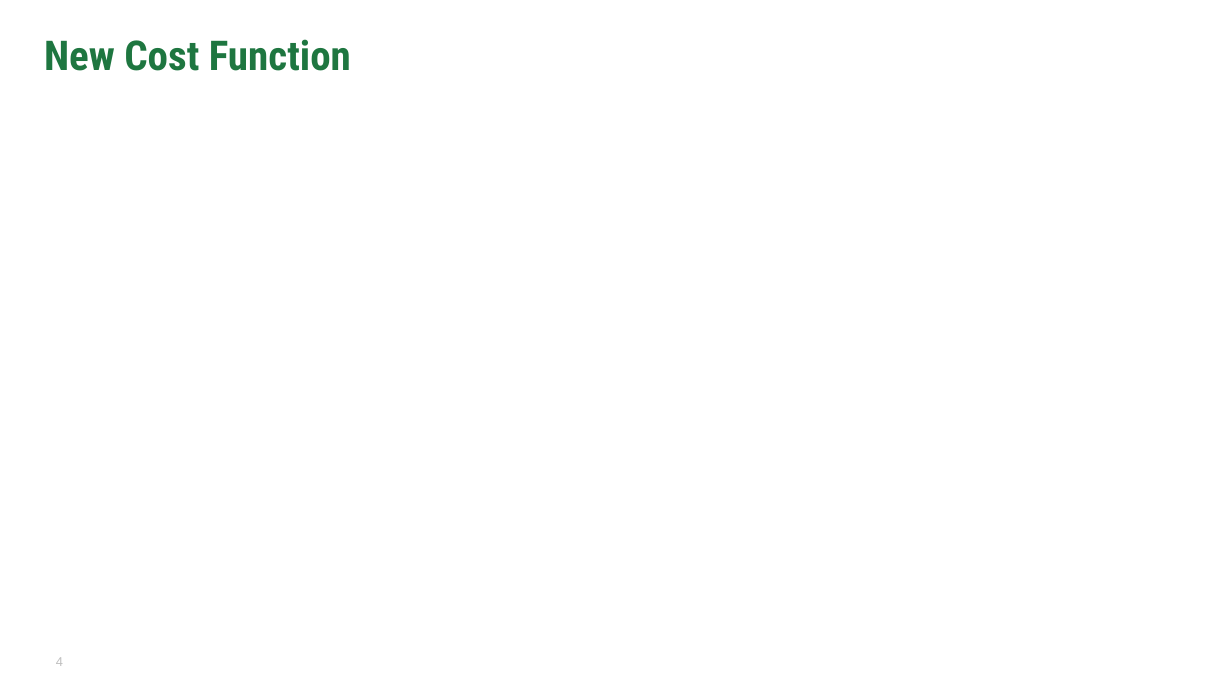
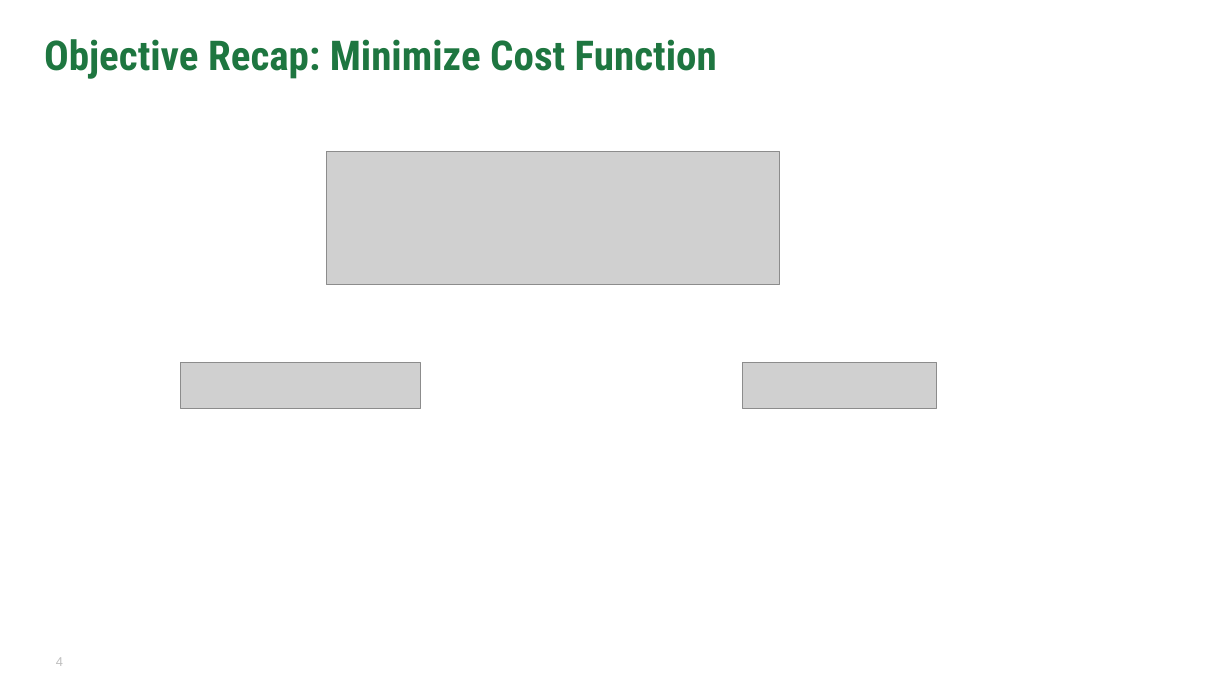
Before and after one commit to fwang2/ML, a slide deck: slide 4 of Slides/Lec-32-Multivariate-Linear-Regression.pptx. Drawn at 1232x693 pixels with LibreOffice and Linux fonts; fonts in the diff are those of the drawing; grey boxes stand for pictures; background and template pictures are left out. Boxes give left, top, right and bottom in pixels: in the first picture for what was removed or moved away, otherwise in the second. Text is boxed around its words. In the diff, an @@ line names an element or a change of style, - is before the commit and + after.

```diff
--- a/Slides/Lec-32-Multivariate-Linear-Regression.pptx
+++ b/Slides/Lec-32-Multivariate-Linear-Regression.pptx
@@ title at (x1=44, y1=39, x2=717, y2=79): text changed @@
-New Cost Function
+Objective Recap: Minimize Cost Function
@@ picture added at (x1=326, y1=152, x2=779, y2=285) @@
@@ picture added at (x1=180, y1=362, x2=421, y2=409) @@
@@ picture added at (x1=743, y1=362, x2=937, y2=409) @@
```
Also in this commit, not shown: 2 other slides changed, 5 other files.
